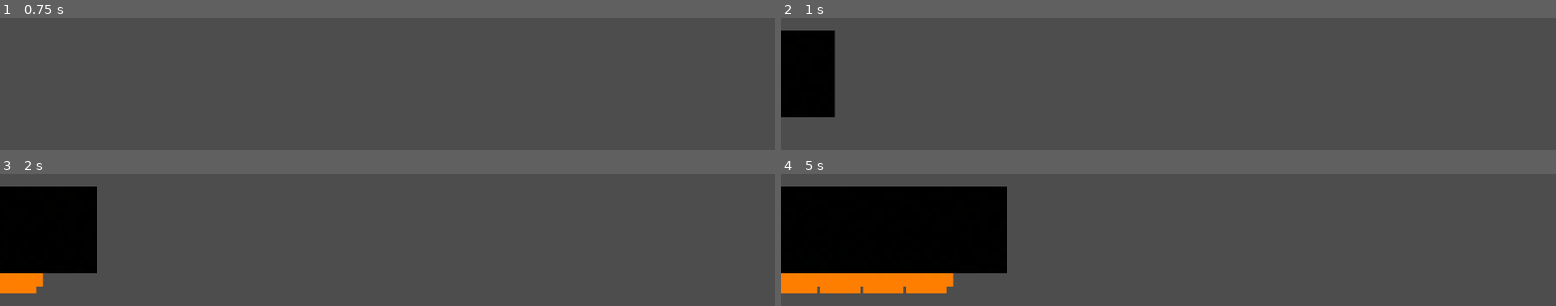
Above: before the commit, frames 1-4 (two rows, left to right).
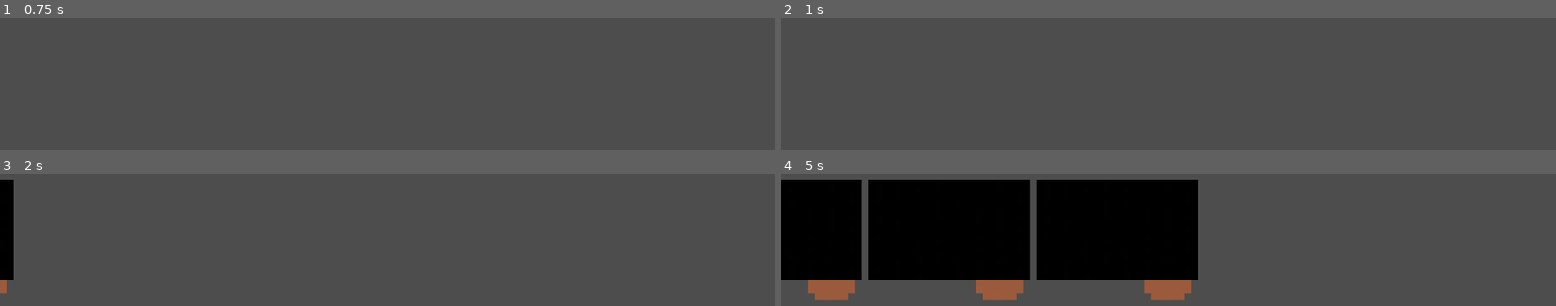
Above: after the commit, the same moments.

Repository: pancake-ninja-game/pancake-ninja
Game: Godot game, scene res://scenes/main.tscn
Two runs of this game, one before a commit and one after it. Both use one fixed random seed, a clock stepped at 60 frames per second and the inputs below.
Inputs (mouse positions are in pixels of both pictures, inside the frame that each line leads up to):
- Up to frame 1 (0.75 s): tap Enter at 0.5 s; move the mouse to (outside the picture) at 0.52 s; click (outside the picture) at 0.67 s
- Up to frame 2 (1 s): no input
- Up to frame 3 (2 s): tap Space at 1.25 s; move the mouse to (outside the picture) at 1.27 s; click (outside the picture) at 1.42 s
- Up to frame 4 (5 s): move the mouse to (1246, 294) at 2.02 s; click (1246, 294) at 2.17 s; move the mouse to (outside the picture) at 2.77 s; click (outside the picture) at 2.92 s; move the mouse to (outside the picture) at 3.52 s; click (outside the picture) at 3.67 s; move the mouse to (outside the picture) at 4.27 s; click (outside the picture) at 4.42 s

Frame 1 is identical in both runs. In frame 2, 4.6% of the frame differs, in the area x 0-8%, y 9-76%; in frame 3, 8.0%; in frame 4, 26%, in the area x 0-54%, y 4-96%.

Commit message:
Add unwinding pancake

Diff:
--- a/scripts/main.gd
+++ b/scripts/main.gd
@@ -1,43 +1,41 @@
 extends Node2D
 
 @export var sheet_scene: PackedScene
-@export var sheet_spacing: float = 64
-@export var spawn_speed: float = 1.0
 @export var screen_width: float = 1024
-@export var gravity_floor: float = 600
 
+var sheet_spacing: float = 0
+var sheet_speed: float = 200
 var sheets = []
 
 # Called when the node enters the scene tree for the first time.
 func _ready() -> void:
-	$Timer.wait_time = spawn_speed
+	# Dynamically calculate sheet spacing
+	var tmp_sheet = sheet_scene.instantiate()
+	add_child(tmp_sheet)
+	sheet_spacing = tmp_sheet.sheet_width + 10
+	sheet_speed = tmp_sheet.move_speed
+	tmp_sheet.queue_free()
+
+	# Set the timer interval
+	var spawn_interval = sheet_spacing / sheet_speed
+	$Timer.wait_time = spawn_interval
 	$Timer.start()
 
 func _on_Timer_timeout():
-	spawn_sheets()
+	spawn_sheet()
 
-func spawn_sheets():
-	print("spawn")
-	var new_sheet = sheet_scene.instantiate()
-	if sheets.size() > 0:
-		# Place new sheet next to the last one
-		new_sheet.position.x = sheets[-1].position.x + sheet_spacing
-	else:
-		new_sheet.position.x = 0
-
-	new_sheet.position.y = 100
-	add_child(new_sheet)
-	sheets.append(new_sheet)
-
-	# Set the connection between sheets
-	for i in range(1, len(sheets)):
-		sheets[i-1].connected_sheets.append(sheets[i])
+func spawn_sheet():
+	var s = sheet_scene.instantiate()
+	s.position = Vector2(-sheet_spacing, 100)
+	add_child(s)
+	sheets.append(s)
 
 # Called every frame. 'delta' is the elapsed time since the previous frame.
 # Handle resetting sheets when reaching the right screen boundary
 func _process(delta: float) -> void:
+	# Remove sheets that move off-screen to the right
 	for s in sheets:
-		if s.position.x > screen_width:
+		if s.position.x > screen_width + sheet_spacing:
 			remove_sheet(s)
 
 func remove_sheet(s):
--- a/scripts/sheet.gd
+++ b/scripts/sheet.gd
@@ -1,12 +1,23 @@
 extends Node2D
+
+@export var move_speed: float = 200
+var sheet_width: float = 0
 
 var falling = false
 var fall_speed = 200
 var gravity = 500
 var connected_sheets = []
 
+# Called when the node enters the scene tree for the first time.
+func _ready():
+	var sprite = $Sprite2D
+	if sprite.texture:
+		sheet_width = sprite.texture.get_width()
+
 # Called every frame. 'delta' is the elapsed time since the previous frame.
 func _process(delta):
+	position.x += move_speed * delta
+
 	if falling:
 		position.y += fall_speed * delta
 		fall_speed += gravity * delta
@@ -20,12 +31,6 @@
 		s.trigger_fall()
 
 
-
-# Called when the node enters the scene tree for the first time.
-func _ready() -> void:
-	pass # Replace with function body.
-
-
 func _input_event(viewport, event, shape_idx):
 	if event is InputEventMouseButton and event.pressed:
 		trigger_fall()
Binary file changed: assets/sheet.png
